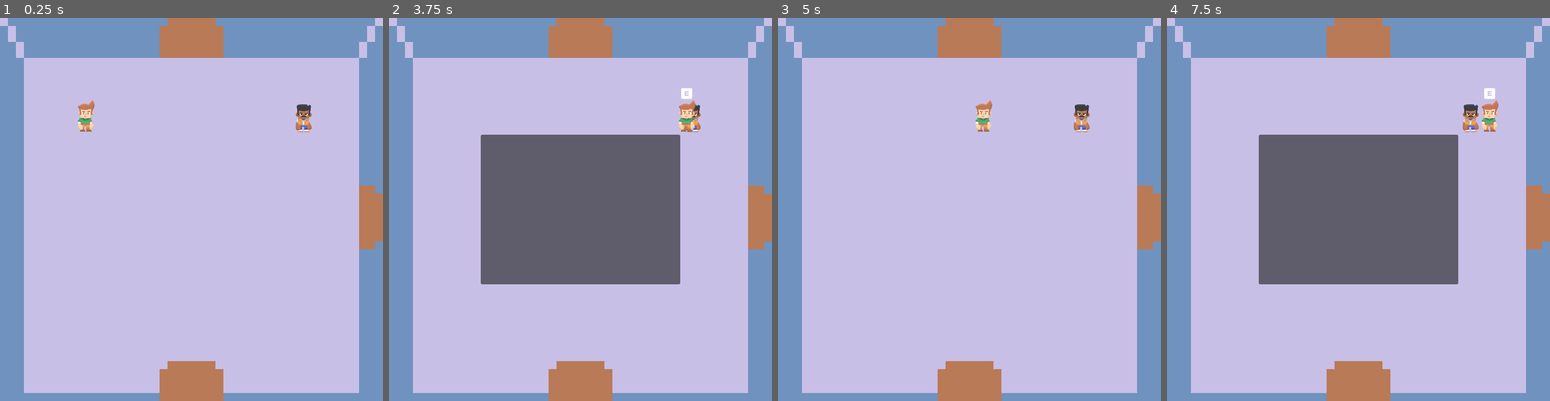
Above: before the commit, frames 1-4 (left to right).
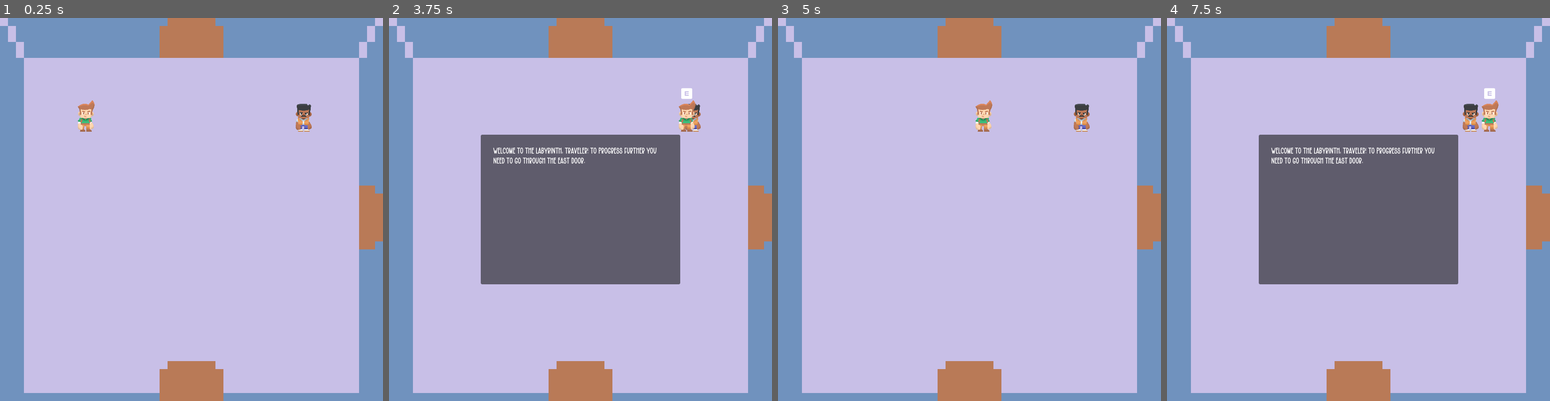
Above: after the commit, the same moments.

Repository: iliqnew/clueless
Game: Godot game, scene res://scenes/rooms/room_1.tscn
The game is run twice, just before and just after one commit, with the same random seed, the same clock (stepped at 60 frames per second) and the same inputs. Before the commit the project starts from res://scenes/main.tscn.
Inputs:
- Up to frame 1 (0.25 s): no input
- Up to frame 2 (3.75 s): tap Enter at 0.5 s; hold D (right) 0.53-1.28 s; tap E (interact) every 0.75 s from 0.6 to 3.6 s; hold S (down) 1.28-2.03 s; hold D (right) 2.03-2.78 s; hold W (up) 2.78-3.53 s; hold A (left) from 3.53 s (still down)
- Up to frame 3 (5 s): keep holding A (left); tap Space at 4.25 s; tap E (interact) at 4.35 s
- Up to frame 4 (7.5 s): release A (left) at 5.03 s; hold S (down) 5.03-5.78 s; tap E (interact) every 0.75 s from 5.1 to 7.35 s; hold D (right) 5.78-6.53 s; hold W (up) 6.53-7.28 s; hold D (right) from 7.28 s (still down)

The runs differ from the first frame. In frame 1, less than 0.1% of the frame differs, in the area x 77-82%, y 22-30%; in frame 2, 0.6%; in frame 3, less than 0.1%; in frame 4, 0.7%, in the area x 27-82%, y 22-39%.

Commit message:
Add a base room and some inherited rooms to get us started

Diff:
--- a/project.godot
+++ b/project.godot
@@ -11,7 +11,7 @@
 [application]
 
 config/name="Clueless"
-run/main_scene="uid://c1m7spsprnp72"
+run/main_scene="uid://d0g1u3klhe4qr"
 config/features=PackedStringArray("4.7", "Forward Plus")
 config/icon="res://assets/sprites/icon.svg"
 
--- a/scenes/main.tscn
+++ b/scenes/main.tscn
@@ -1,16 +1,16 @@
-[gd_scene format=3 uid="uid://c1m7spsprnp72"]
+[gd_scene format=3 uid="uid://da1o3hxwq0q37"]
 
 [ext_resource type="Script" uid="uid://b7r06eqyphaqr" path="res://scripts/main.gd" id="1_ig7tw"]
 [ext_resource type="Script" uid="uid://c2jpj2v03dt7v" path="res://scripts/dialogue_manager.gd" id="2_1bvp3"]
 [ext_resource type="Script" uid="uid://bpm8mrrug15gl" path="res://scripts/dialogue_pane.gd" id="2_h2yge"]
 [ext_resource type="FontFile" uid="uid://cxgl8wub4vfgb" path="res://assets/fonts/Collection.ttf" id="3_h2yge"]
-[ext_resource type="PackedScene" uid="uid://do2vws1ugi1pu" path="res://scenes/world.tscn" id="5_lquwl"]
+[ext_resource type="PackedScene" uid="uid://d0g1u3klhe4qr" path="res://scenes/rooms/room_1.tscn" id="5_lquwl"]
 
-[sub_resource type="Gradient" id="Gradient_ig7tw"]
+[sub_resource type="Gradient" id="Gradient_tbgi4"]
 colors = PackedColorArray(0.5154629, 0.3575466, 0.23736697, 1, 0.8196129, 0.6189747, 0.471861, 1)
 
 [sub_resource type="GradientTexture2D" id="GradientTexture2D_v3prh"]
-gradient = SubResource("Gradient_ig7tw")
+gradient = SubResource("Gradient_tbgi4")
 fill_to = Vector2(1, 1)
 
 [node name="Main" type="Node2D" unique_id=2113277918]
@@ -67,6 +67,7 @@
 layout_mode = 2
 size_flags_vertical = 1
 theme_override_fonts/font = ExtResource("3_h2yge")
-text = "Test words from a very wise prophet!"
 
-[node name="World" parent="." unique_id=1901877510 instance=ExtResource("5_lquwl")]
+[node name="RoomContainer" type="Node" parent="." unique_id=358347519]
+
+[node name="Room 1" parent="RoomContainer" unique_id=1901877510 instance=ExtResource("5_lquwl")]
--- a/scenes/npc.tscn
+++ b/scenes/npc.tscn
@@ -8,6 +8,7 @@
 
 [node name="NPC" type="Node2D" unique_id=1634797251 groups=["npcs"]]
 script = ExtResource("1_abqhh")
+dialogue_text = "Test words from a very wise prophet!"
 
 [node name="TalkTrigger" type="Area2D" parent="." unique_id=1264624414]
 
--- a/scenes/room.tscn
+++ /dev/null
@@ -1,3 +0,0 @@
-[gd_scene format=3 uid="uid://cbo04cf0k8x18"]
-
-[node name="Room" type="Node2D" unique_id=932227043]
--- a/scenes/world.tscn
+++ b/scenes/rooms/base_room.tscn
@@ -6,6 +6,9 @@
 [ext_resource type="PackedScene" uid="uid://vc1ls5jeehot" path="res://scenes/npc.tscn" id="5_ioo17"]
 [ext_resource type="PackedScene" uid="uid://cqy42et3mtxtw" path="res://scenes/player.tscn" id="6_qfnet"]
 [ext_resource type="PackedScene" uid="uid://byfil7o0b8xnt" path="res://scenes/scene_entry.tscn" id="7_gbfbk"]
+[ext_resource type="Script" uid="uid://c2jpj2v03dt7v" path="res://scripts/dialogue_manager.gd" id="7_obugw"]
+[ext_resource type="Script" uid="uid://bpm8mrrug15gl" path="res://scripts/dialogue_pane.gd" id="8_2huds"]
+[ext_resource type="FontFile" uid="uid://cxgl8wub4vfgb" path="res://assets/fonts/Collection.ttf" id="9_mkwf2"]
 
 [sub_resource type="TileSetAtlasSource" id="TileSetAtlasSource_ir8iy"]
 texture = ExtResource("1_036b0")
@@ -6942,7 +6945,14 @@
 [sub_resource type="RectangleShape2D" id="RectangleShape2D_fm5fd"]
 size = Vector2(20, 96)
 
-[node name="World" type="Node2D" unique_id=1901877510]
+[sub_resource type="Gradient" id="Gradient_ig7tw"]
+colors = PackedColorArray(0.5154629, 0.3575466, 0.23736697, 1, 0.8196129, 0.6189747, 0.471861, 1)
+
+[sub_resource type="GradientTexture2D" id="GradientTexture2D_hpqu7"]
+gradient = SubResource("Gradient_ig7tw")
+fill_to = Vector2(1, 1)
+
+[node name="Room" type="Node2D" unique_id=1901877510]
 
 [node name="Environment" type="Node" parent="." unique_id=123840637]
 
@@ -6967,6 +6977,59 @@
 
 [node name="NPC" parent="Environment" unique_id=1634797251 instance=ExtResource("5_ioo17")]
 position = Vector2(609, 201)
+dialogue_text = "Test NPC words"
 
 [node name="Player" parent="Environment" unique_id=521609202 instance=ExtResource("6_qfnet")]
 position = Vector2(172, 196)
+
+[node name="Background" type="TextureRect" parent="." unique_id=547050860]
+visible = false
+anchors_preset = 15
+anchor_right = 1.0
+anchor_bottom = 1.0
+offset_left = -179.0
+offset_top = -41.0
+offset_right = 1478.0
+offset_bottom = 705.5
+grow_horizontal = 2
+grow_vertical = 2
+texture = SubResource("GradientTexture2D_hpqu7")
+
+[node name="UILayer" type="CanvasLayer" parent="." unique_id=453418661 node_paths=PackedStringArray("dialogue_pane")]
+script = ExtResource("7_obugw")
+dialogue_pane = NodePath("DialoguePane")
+
+[node name="DialoguePane" type="Panel" parent="UILayer" unique_id=985144090 node_paths=PackedStringArray("dialogue_label")]
+custom_minimum_size = Vector2(400, 300)
+anchors_preset = 8
+anchor_left = 0.5
+anchor_top = 0.5
+anchor_right = 0.5
+anchor_bottom = 0.5
+offset_left = -20.0
+offset_top = -20.0
+offset_right = 20.0
+offset_bottom = 20.0
+grow_horizontal = 2
+grow_vertical = 2
+size_flags_horizontal = 4
+size_flags_vertical = 4
+script = ExtResource("8_2huds")
+dialogue_label = NodePath("MarginContainer/Label")
+
+[node name="MarginContainer" type="MarginContainer" parent="UILayer/DialoguePane" unique_id=1895365772]
+layout_mode = 1
+anchors_preset = 15
+anchor_right = 1.0
+anchor_bottom = 1.0
+grow_horizontal = 2
+grow_vertical = 2
+theme_override_constants/margin_left = 25
+theme_override_constants/margin_top = 25
+theme_override_constants/margin_right = 25
+theme_override_constants/margin_bottom = 25
+
+[node name="Label" type="Label" parent="UILayer/DialoguePane/MarginContainer" unique_id=1450783932]
+layout_mode = 2
+size_flags_vertical = 1
+theme_override_fonts/font = ExtResource("9_mkwf2")
--- /dev/null
+++ b/scenes/rooms/room_1.tscn
@@ -0,0 +1,18 @@
+[gd_scene format=3 uid="uid://d0g1u3klhe4qr"]
+
+[ext_resource type="PackedScene" uid="uid://cbo04cf0k8x18" path="res://scenes/rooms/base_room.tscn" id="1_scgta"]
+[ext_resource type="PackedScene" uid="uid://dkhuj2fp22sc1" path="res://scenes/rooms/room_2.tscn" id="2_hnbyo"]
+
+[node name="Room 1" unique_id=1901877510 instance=ExtResource("1_scgta")]
+
+[node name="SceneEntry" parent="Environment" parent_id_path=PackedInt32Array(123840637) index="3" unique_id=78729976]
+next_scene = ExtResource("2_hnbyo")
+
+[node name="NPC" parent="Environment" parent_id_path=PackedInt32Array(123840637) index="4" unique_id=1634797251]
+position = Vector2(609, 200)
+dialogue_text = "Welcome to the labyrinth, traveler! To progress further you need to go through the east door."
+
+[node name="Label" parent="UILayer/DialoguePane/MarginContainer" parent_id_path=PackedInt32Array(1895365772) index="0" unique_id=1450783932]
+custom_minimum_size = Vector2(250, 250)
+text = "long long long long longlong long long long longlong long long long longlong long long long longlong long long long longlong long long long longlong long long long longlong long long long longlong long long long longlong long long long longlong long long long longlong long long long longlong long long long longlong long long long longlong long long long longlong long long long longlong long long long longlong long long long longlong long long long long"
+autowrap_mode = 2
--- /dev/null
+++ b/scenes/rooms/room_2.tscn
@@ -0,0 +1,8 @@
+[gd_scene format=3 uid="uid://dkhuj2fp22sc1"]
+
+[ext_resource type="PackedScene" uid="uid://cbo04cf0k8x18" path="res://scenes/rooms/base_room.tscn" id="1_6a8el"]
+
+[node name="Room 2" unique_id=1901877510 instance=ExtResource("1_6a8el")]
+
+[node name="NPC" parent="Environment" parent_id_path=PackedInt32Array(123840637) index="4" unique_id=1634797251]
+dialogue_text = "No, you didn't get teleported to the same room. This is a different room. You seem to have met my twin brother back in the previous room."
--- a/scripts/scene_entry.gd
+++ b/scripts/scene_entry.gd
@@ -1,13 +1,10 @@
 class_name SceneEntry extends Area2D
 
-
-@export var connected_scene: String
-@export var scene_folder: String = "res://scenes/"
-
+@export var next_scene: PackedScene
 
 func _on_body_entered(body: Node2D) -> void:
 	if body is Player:
-		var scene = str(scene_folder, connected_scene, ".tscn")
-		var scene_tree = get_tree()
-		print(scene)
-		scene_tree.change_scene_to_file(scene)
+		if next_scene == null:
+			print_debug("Next scene is null, make sure there isn't a circular dependancy that is preventing the attached packed scene from being loaded and remaining null")
+
+		get_tree().change_scene_to_packed.call_deferred(next_scene)
Not shown: 1 places in scenes/rooms/base_room.tscn that only renumber resources
